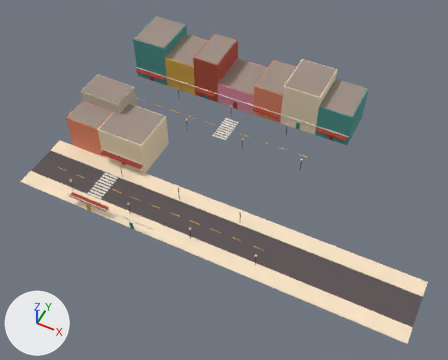
A saved change to the glTF model newcity/chunk_1_-1.glb.
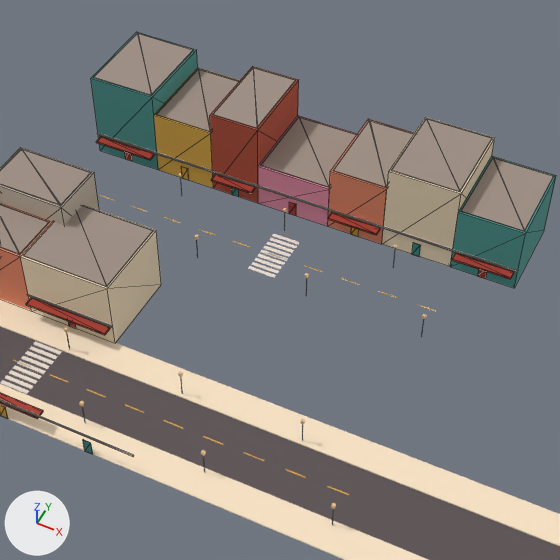
Each version appears first whole from a 50 mm camera at (157.6, -75.4, 127.5) aimed at (107.2, 25.5, 1.3), and next in a close-up on the part from 19% to 83% of the width and 0% to 79% of the height. Every picture has the same lights, and +X, +Y and +Z are marked at lower left. The first two pictures are the older version. The close-ups show mesh edges as thin lines. Vertices at exactly the same position are counted once.

The first close-up shows 'chunk_1_-1__building', 'chunk_1_-1__ground' and 1 more.
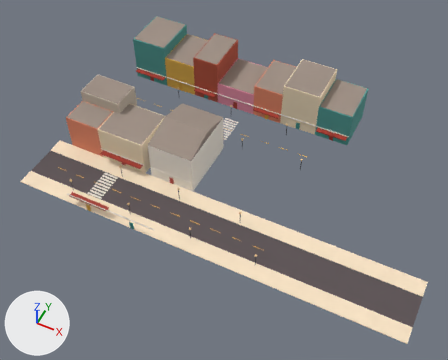
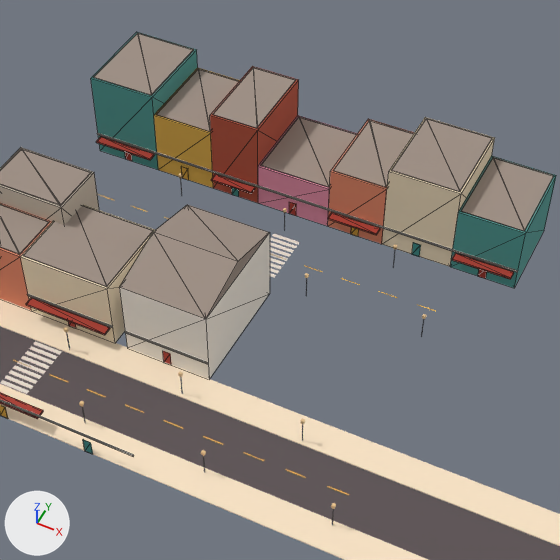
Where the change shows, as pixel boxes [x1, y1, x2, y2] in the close-ups (560 x 560 px):
```json
{"part": 1, "of": "me_bld_boylston_s14", "change": "added", "after": [125, 331, 208, 364]}
{"part": 2, "of": "me_bld_boylston_s14", "change": "added", "after": [163, 351, 171, 364]}
{"part": 3, "of": "me_bld_boylston_s14", "change": "added", "after": [119, 205, 270, 379]}
```

Edits to the scene script, one JSON object a line:
```json
{"block": "me_bld_boylston_s14", "where": "# used by ob_chunk_1__1__building; location = (0.0, 0.0, 0.0)"}
{"op": "remove", "block": "me_bld_boylston_s14", "code": "me_bld_boylston_s14.from_pydata(...)  # 325 vertices, 538 faces; spans x 61.5..132.5, y 1.0..68.5, z 0.0..14.3"}
{"op": "add", "block": "me_bld_boylston_s14", "code": "me_bld_boylston_s14.from_pydata(...)  # 351 vertices, 580 faces; spans x 61.5..132.5, y 1.0..68.5, z 0.0..14.4"}
{"block": "me_bld_boylston_s14", "change": "me_bld_boylston_s14 part 1: a new loose piece, a box spanning x 88.0..101.0, y 18.88..19.0, z 3.3..3.6, in mat_nc_white (white #f6efe4)"}
{"block": "me_bld_boylston_s14", "change": "me_bld_boylston_s14 part 2: a new loose piece, a box spanning x 93.9..95.1, y 18.94..19.0, z 0.0..2.4, in mat_nc_door_red (red #a83a2c)"}
{"block": "me_bld_boylston_s14", "change": "me_bld_boylston_s14 part 3"}
{"block": "me_bld_boylston_s14", "change": "5 vertices are added at (88.0, 37.5, 12.0), (88.0, 19.0, 12.0), (88.0, 28.2, 14.4), (88.0, 37.5, 0.0), (88.0, 19.0, 0.0)"}
{"block": "me_bld_boylston_s14", "change": "5 new vertices lie (13.0, 0.0, 0.0) away from vertices in x 88.0, y 19.0..37.5, z 0.0..14.4"}
{"block": "me_bld_boylston_s14", "change": "8 new faces join them, mat_nc_roof (brown #9e8f84)"}
{"block": "me_bld_boylston_s14", "change": "10 new faces join them, mat_nc_white (white #f6efe4)"}
```
